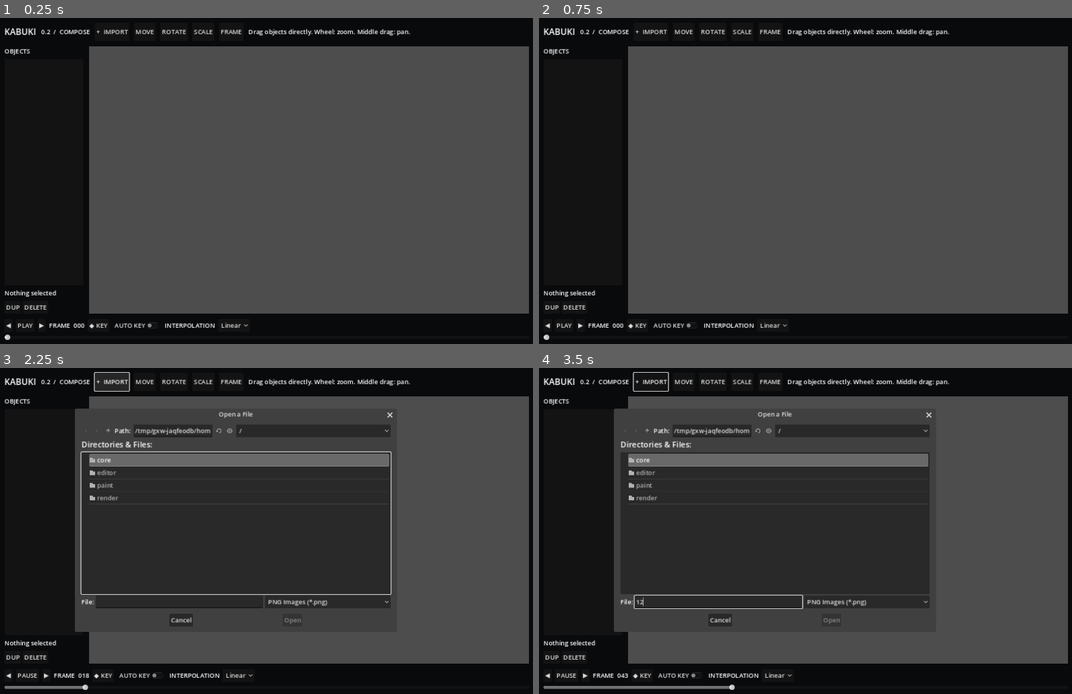
Above: before the commit, frames 1-4 (two rows, left to right).
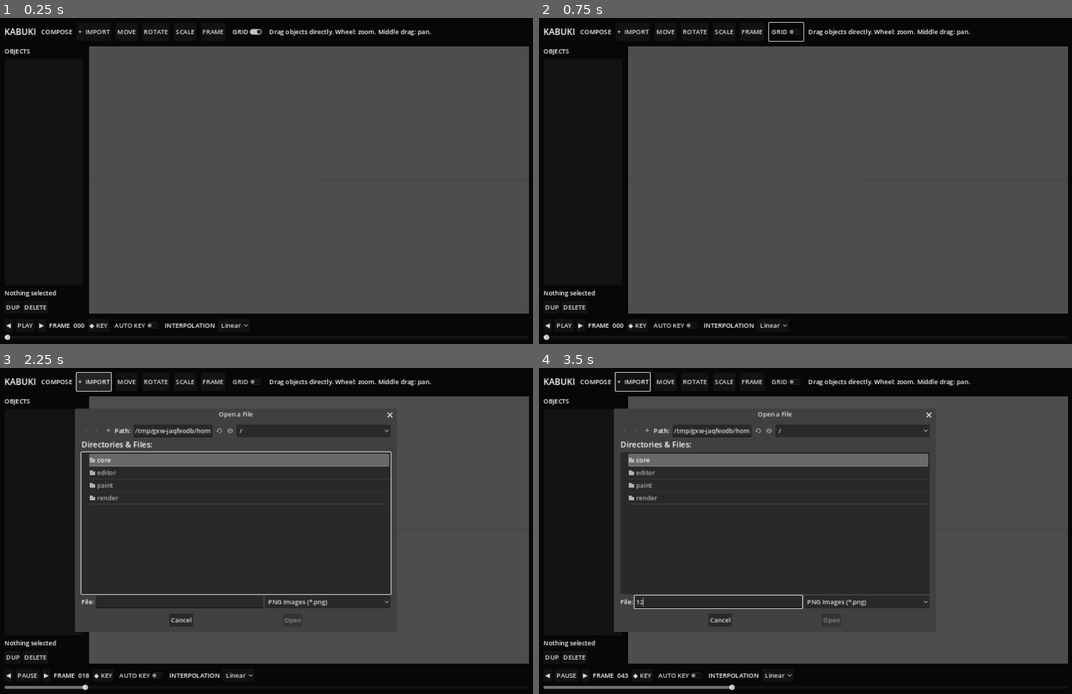
Above: after the commit, the same moments.

Repository: Onnevan/Kabuki
Game: Godot game, scene res://editor/main.tscn
Same seed, same stepped clock (60 frames per second), same inputs: the game is played once before the commit and once after it.
Inputs (mouse positions are in pixels of both pictures, inside the frame that each line leads up to):
- Up to frame 1 (0.25 s): no input
- Up to frame 2 (0.75 s): click (784, 31) at 0.5 s, where only the run after the commit has a clickable "GRID"
- Up to frame 3 (2.25 s): click "PLAY" at 1.25 s; click "+ IMPORT" at 2 s
- Up to frame 4 (3.5 s): click (720, 602) at 2.77 s; type "12" at 2.85 s

The runs differ from the first frame. In frame 1, 0.8% of the frame differs, in the area x 7-81%, y 3-6%; in frame 2, 0.8%; in frame 3, 1.1%, in the area x 7-81%, y 1-22%; in frame 4, 0.9%.

Commit message:
Add world grid controls and refine workspace chrome

Diff:
--- a/editor/main.tscn
+++ b/editor/main.tscn
@@ -1,8 +1,9 @@
-[gd_scene load_steps=4 format=3]
+[gd_scene load_steps=5 format=3]
 
 [ext_resource path="res://editor/main.gd" type="Script" id="1"]
 [ext_resource path="res://editor/editor_camera_rig.gd" type="Script" id="2"]
 [ext_resource path="res://editor/transform_gizmo.gd" type="Script" id="3"]
+[ext_resource path="res://editor/world_grid.gd" type="Script" id="4"]
 
 [node name="Main" type="Control"]
 layout_mode=3
@@ -18,7 +19,7 @@
 anchors_preset=15
 anchor_right=1.0
 anchor_bottom=1.0
-color=Color(0.035,0.039,0.048,1)
+color=Color(0.025,0.028,0.034,1)
 
 [node name="TopBar" type="HBoxContainer" parent="."]
 offset_left=18.0
@@ -30,7 +31,7 @@
 text="KABUKI"
 theme_override_font_sizes/font_size=22
 [node name="Version" type="Label" parent="TopBar"]
-text="0.2  /  COMPOSE"
+text="COMPOSE"
 [node name="Import" type="Button" parent="TopBar"]
 text="+  IMPORT"
 [node name="MoveTool" type="Button" parent="TopBar"]
@@ -41,6 +42,10 @@
 text="SCALE"
 [node name="FrameSelected" type="Button" parent="TopBar"]
 text="FRAME"
+[node name="GridToggle" type="CheckButton" parent="TopBar"]
+unique_name_in_owner=true
+text="GRID"
+button_pressed=true
 [node name="Status" type="Label" parent="TopBar"]
 unique_name_in_owner=true
 text="Drag objects directly. Wheel: zoom. Middle drag: pan."
@@ -82,6 +87,9 @@
 render_target_update_mode=4
 [node name="WorldRoot" type="Node3D" parent="ViewportContainer/SceneViewport"]
 unique_name_in_owner=true
+[node name="WorldGrid" type="MeshInstance3D" parent="ViewportContainer/SceneViewport"]
+unique_name_in_owner=true
+script=ExtResource("4")
 [node name="EditorCameraRig" type="Node3D" parent="ViewportContainer/SceneViewport"]
 unique_name_in_owner=true
 script=ExtResource("2")
@@ -138,6 +146,7 @@
 [connection signal="pressed" from="TopBar/RotateTool" to="." method="_on_tool_rotate_pressed"]
 [connection signal="pressed" from="TopBar/ScaleTool" to="." method="_on_tool_scale_pressed"]
 [connection signal="pressed" from="TopBar/FrameSelected" to="." method="_on_frame_selected_pressed"]
+[connection signal="toggled" from="TopBar/GridToggle" to="." method="_on_grid_toggled"]
 [connection signal="file_selected" from="FileDialog" to="." method="_on_file_selected"]
 [connection signal="item_selected" from="LeftPanel/ObjectList" to="." method="_on_object_selected"]
 [connection signal="pressed" from="LeftPanel/Actions/Duplicate" to="." method="_on_duplicate_pressed"]
